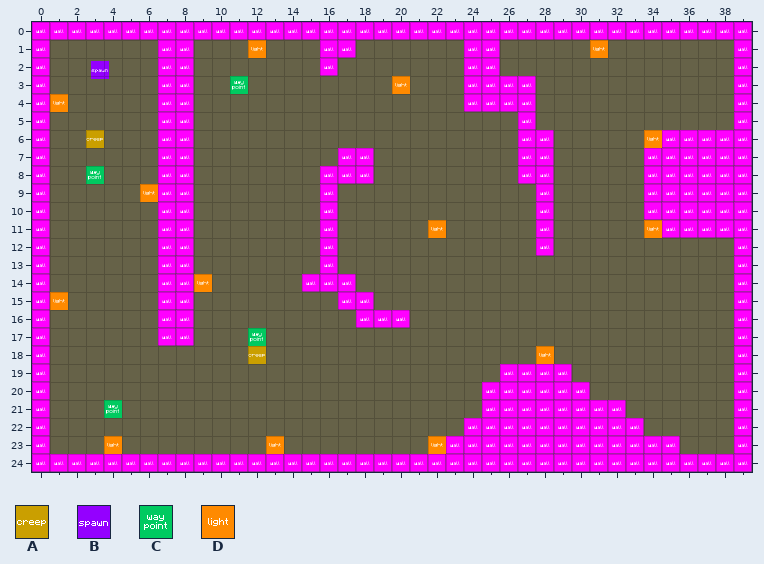
Two versions of a level (Tiled map, assets/maps/rogue.tmx). The picture above was drawn from the file before the commit.
Cells are 32x32 px. Shown: x 0..39, y 0..24.
Key: from "gametiles": A 0, B 2, C 3, D 4.
Objects are placed by their top-left corner, in cells (3,4 is the top-left corner of cell 3,4); size is 1x1 cell unless given.
Layers that did not change in this view are not listed.
Objects on layer "Objects" before:
D "func_light" at 12,1
D "func_light" at 31,1
B "player_spawn" at 3.3,2.2
C "upper_alcove" at 11,3
D "func_light" at 20,3
D "func_light" at 1,4
A at 3,6
D "func_light" at 34,6
C "hall" at 3,8
D "func_light" at 6,9
D "func_light" at 22,11
D "func_light" at 34,11
D "func_light" at 9,14
D "func_light" at 1,15
C "second_hall" at 12,17
A at 12,18
D "func_light" at 28,18
C "corner" at 4,21
D "func_light" at 4,23
D "func_light" at 13,23
D "func_light" at 22,23
The same view after the edit:
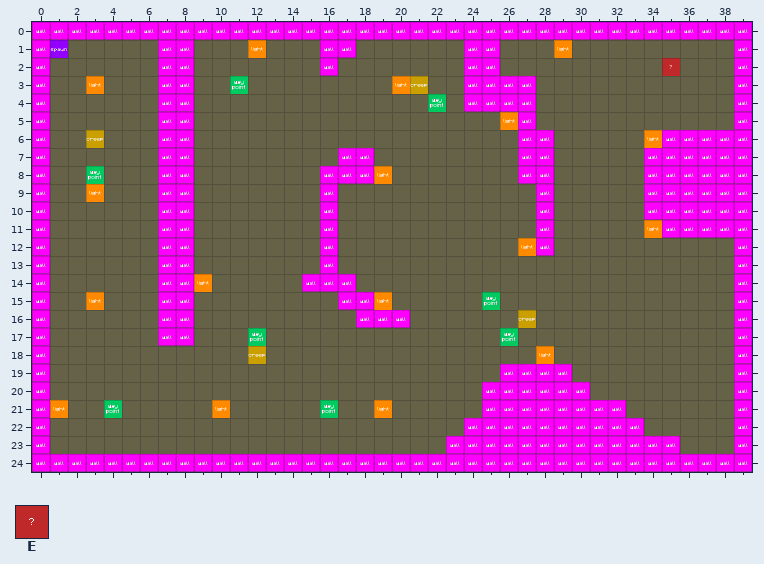
Further tiles: from "gametiles": E 5.
From the commit log: slowly tweaking the map
Difference:
Layer "Objects":
Object B "player_spawn" at 3.3,2.2 becomes B "player_spawn" at 1,1.
Object D "func_light" at 31,1 becomes D "func_light" at 29,1.
A new object: E at 35,2.
Object D "func_light" at 1,4 becomes D "func_light" at 3,3.
A new object: A at 21,3.
A new object: C "right_alcove" at 22,4.
Object D "func_light" at 22,11 becomes D "func_light" at 26,5.
Object D "func_light" at 6,9 becomes D "func_light" at 19,8.
Object D "func_light" at 1,15 becomes D "func_light" at 3,9.
Object D "func_light" at 22,23 becomes D "func_light" at 27,12.
Object D "func_light" at 4,23 becomes D "func_light" at 3,15.
A new object: C "right_hall" at 25,15.
Object D "func_light" at 13,23 becomes D "func_light" at 19,15.
A new object: A at 27,16.
A new object: C "right_hall2" at 26,17.
A new object: D "func_light" at 1,21.
A new object: D "func_light" at 19,21.
A new object: C "second_hall_south" at 16,21.
A new object: D "func_light" at 10,21.
